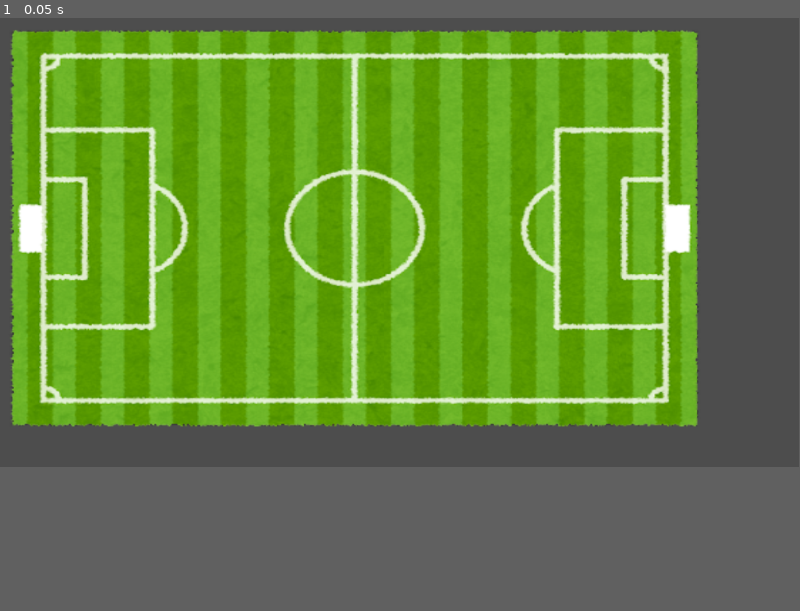
Above: before the commit, frame 1.
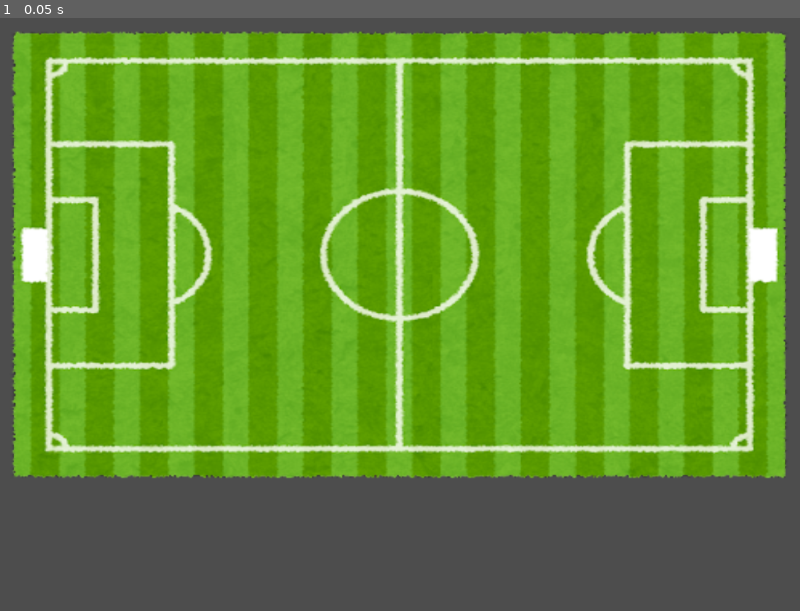
Above: after the commit, the same moment.

Repository: Youho1/Neko2D
Game: Godot game, scene res://Scene/Main.tscn
Two runs of this game, one before a commit and one after it. Both use one fixed random seed, a clock stepped at 60 frames per second and the inputs below. The project has no main scene, so this scene is started directly.
Inputs:
- Up to frame 1 (0.05 s): no input
In our replay, the window is 799x449 before the commit and 800x593 after it. These sizes can differ from the game's own. Grey fills any space a smaller window leaves; there, only what the larger window draws over its background counts as a difference.

The runs differ from the first frame. In frame 1, 50% of the frame differs, in the area x 1-99%, y 2-78%.

Commit message:
Youho
StateMachineを実装した

Diff:
--- /dev/null
+++ b/Neko2D/Code/Player/PlayerIdleState.gd
@@ -0,0 +1,19 @@
+extends "res://Code/Player/PlayerState.gd"
+
+class_name PlayerIdleState
+func _init(player:Player, stateMachine : PlayerStateMachine, anim:String):
+	super._init(player, stateMachine, anim)
+	pass
+
+func _Enter():
+	super._Enter()
+	pass
+
+func _process(delta):
+	super._process(delta)
+	pass
+
+
+func _Exit():
+	super._Exit()
+	pass
--- /dev/null
+++ b/Neko2D/Code/Player/PlayerMoveState.gd
@@ -0,0 +1,17 @@
+extends "res://Code/Player/PlayerState.gd"
+
+class_name  PlayerMoveState
+func _init(player : Player, stateMachine : PlayerStateMachine, anim : String):
+	super._init(player, stateMachine, anim)
+
+func _Enter():
+	super._Enter()
+
+func _process(delta):
+	super._process(delta)
+	if not _player.canMove:
+		_stateMachine.ChangeState(_player.idleState)
+	#移動処理
+
+func _Exit():
+	super._Exit()
--- /dev/null
+++ b/Neko2D/Code/Player/PlayerState.gd
@@ -0,0 +1,22 @@
+extends Node
+class_name PlayerState
+var _player : Player
+var _stateMachine : PlayerStateMachine
+var _anim : String
+
+func _init(player : Player, stateMachine : PlayerStateMachine, anim : String):
+	self._player = player
+	self._stateMachine = stateMachine
+	self._anim = anim
+
+func _Enter():
+	print("I Enter %s State." % _anim)
+	pass
+
+func _process(delta):
+	print("I'm in %s State" % _anim)
+	pass
+
+func _Exit():
+	print("I exit %s State." % _anim)
+	pass
--- /dev/null
+++ b/Neko2D/Code/Player/PlayerStateMachine.gd
@@ -0,0 +1,17 @@
+extends Node
+class_name PlayerStateMachine
+
+@export var currentState : PlayerState:
+	set(val):
+		currentState = val
+	get:
+		return currentState
+
+func Initialize(startState : PlayerState) -> void:
+	currentState = startState
+	currentState._Enter()
+
+func ChangeState(newState : PlayerState) -> void:
+	currentState._Exit()
+	currentState = newState;
+	currentState._Enter()
--- /dev/null
+++ b/Neko2D/Code/Player/PlayerThrowState.gd
@@ -0,0 +1,18 @@
+extends "res://Code/Player/PlayerState.gd"
+
+class_name PlayerThrowState
+
+func _init(player:Player, stateMachine:PlayerStateMachine, anim:String):
+	super._init(player, stateMachine, anim)
+
+func _Enter():
+	super._Enter()
+
+func _process(delta):
+	super._process(delta)
+	if not _player.canThrow:
+		_stateMachine.ChangeState(_player.idleState)
+	pass
+
+func _Exit():
+	super._Exit()
--- a/Neko2D/default_env.tres
+++ b/Neko2D/default_env.tres
@@ -1,7 +1,7 @@
-[gd_resource type="Environment" load_steps=2 format=2]
+[gd_resource type="Environment" load_steps=2 format=3 uid="uid://tfmt8lmbntl3"]
 
-[sub_resource type="ProceduralSky" id=1]
+[sub_resource type="Sky" id="1"]
 
 [resource]
 background_mode = 2
-background_sky = SubResource( 1 )
+sky = SubResource("1")
--- a/Neko2D/project.godot
+++ b/Neko2D/project.godot
@@ -16,8 +16,9 @@
 
 [display]
 
+window/size/viewport_width=1024
+window/size/viewport_height=760
 window/size/resizable=false
-window/stretch/aspect="keep"
 
 [gui]
 
@@ -37,6 +38,7 @@
 
 [rendering]
 
+environment/defaults/default_environment="res://default_env.tres"
 quality/driver/driver_name="GLES2"
 vram_compression/import_etc=true
 vram_compression/import_etc2=false
Not shown, changed: Neko2D/Resources/keitodama_red.png.import
Not shown: 1 places in Neko2D/Scene/Player/Game_tmp.tscn that only renumber resources
